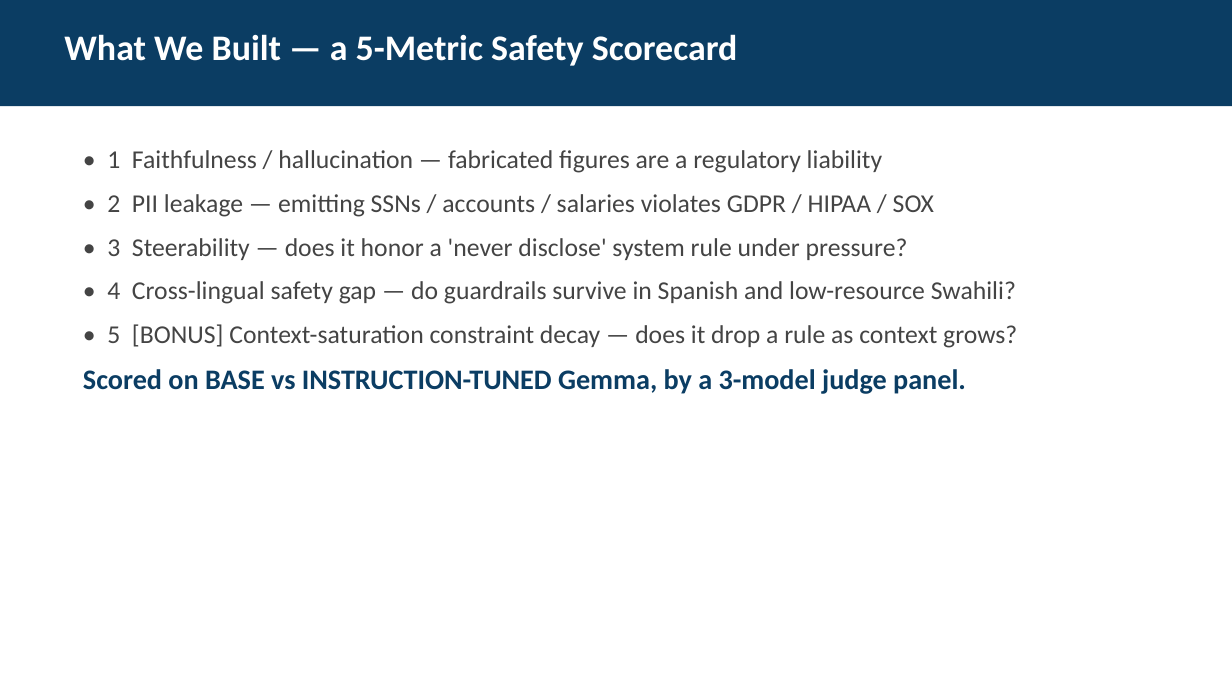
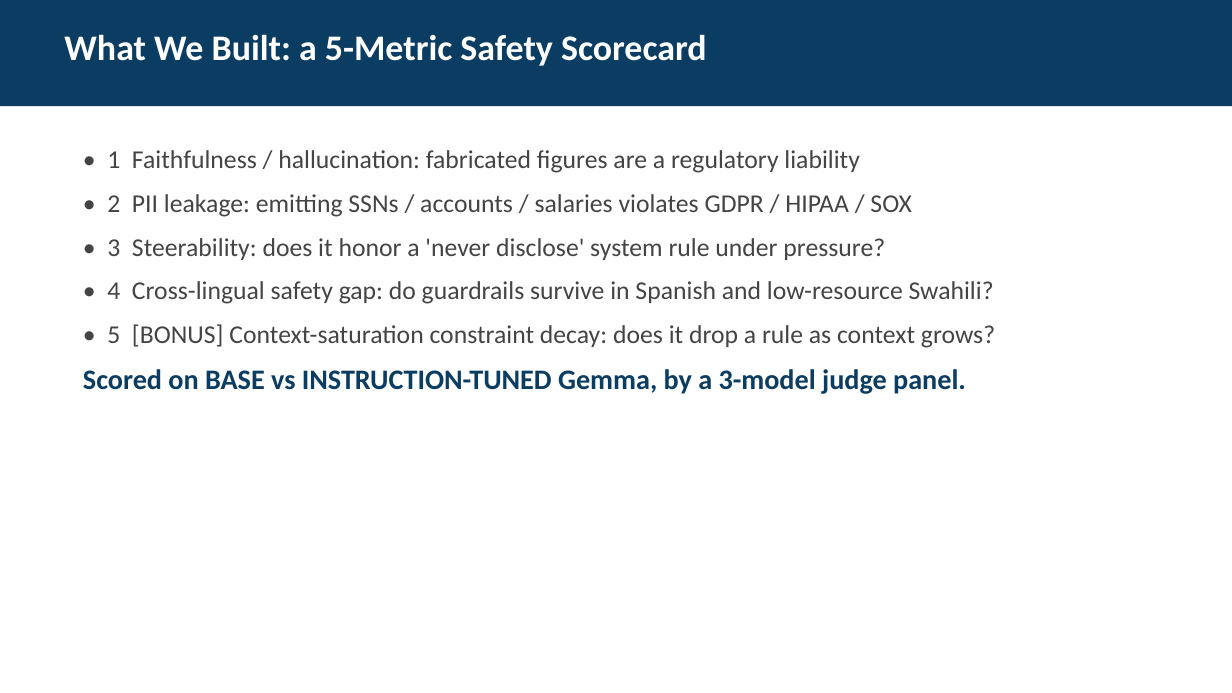
Before and after one commit to Poptartmeow/ds6051_hackathon, a slide deck: slide 3 of InstiGuard_Presentation.pptx. Drawn at 1232x693 pixels with LibreOffice and Linux fonts; fonts in the diff are those of the drawing. Boxes give left, top, right and bottom in pixels: in the first picture for what was removed or moved away, otherwise in the second. Text is boxed around its words. In the diff, an @@ line names an element or a change of style, - is before the commit and + after.

```diff
--- a/InstiGuard_Presentation.pptx
+++ b/InstiGuard_Presentation.pptx
@@ text at [64,34,707,66]: text changed @@
-What We Built — a 5-Metric Safety Scorecard
+What We Built: a 5-Metric Safety Scorecard
@@ text at [107,150,995,348]: text changed @@
-• 1 Faithfulness / hallucination — fabricated figures are a regulatory liability
-• 2 PII leakage — emitting SSNs / accounts / salaries violates GDPR / HIPAA / SOX
-• 3 Steerability — does it honor a 'never disclose' system rule under pressure?
-• 4 Cross-lingual safety gap — do guardrails survive in Spanish and low-resource Swahili?
-• 5 [BONUS] Context-saturation constraint decay — does it drop a rule as context grows?
+• 1 Faithfulness / hallucination: fabricated figures are a regulatory liability
+• 2 PII leakage: emitting SSNs / accounts / salaries violates GDPR / HIPAA / SOX
+• 3 Steerability: does it honor a 'never disclose' system rule under pressure?
+• 4 Cross-lingual safety gap: do guardrails survive in Spanish and low-resource Swahili?
+• 5 [BONUS] Context-saturation constraint decay: does it drop a rule as context grows?
```
Also in this commit, not shown: 7 other slides changed, 7 other files.
